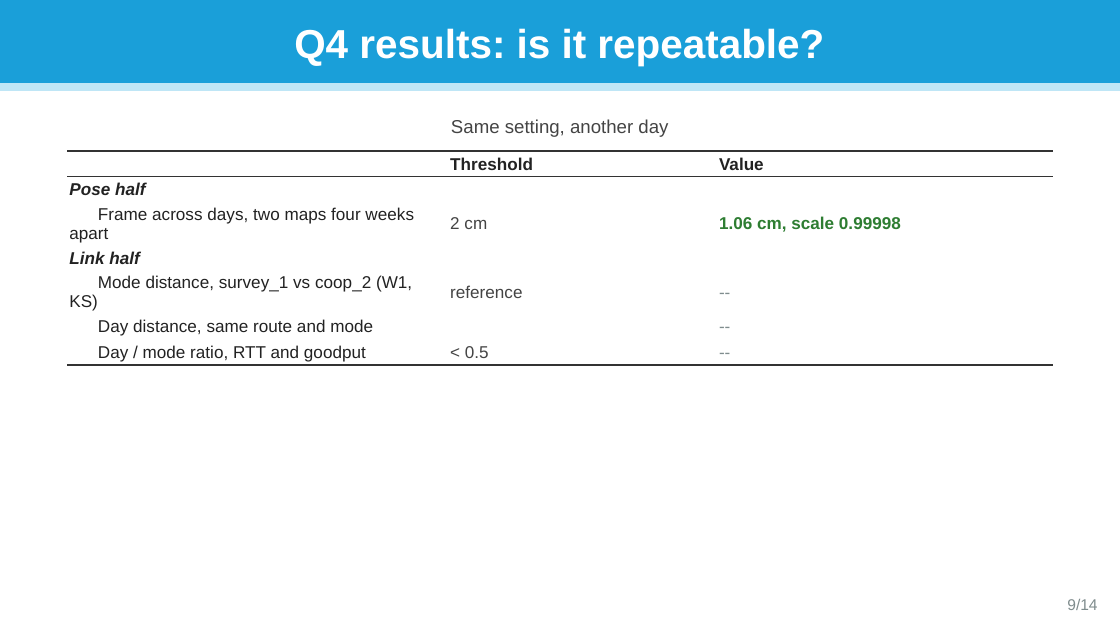
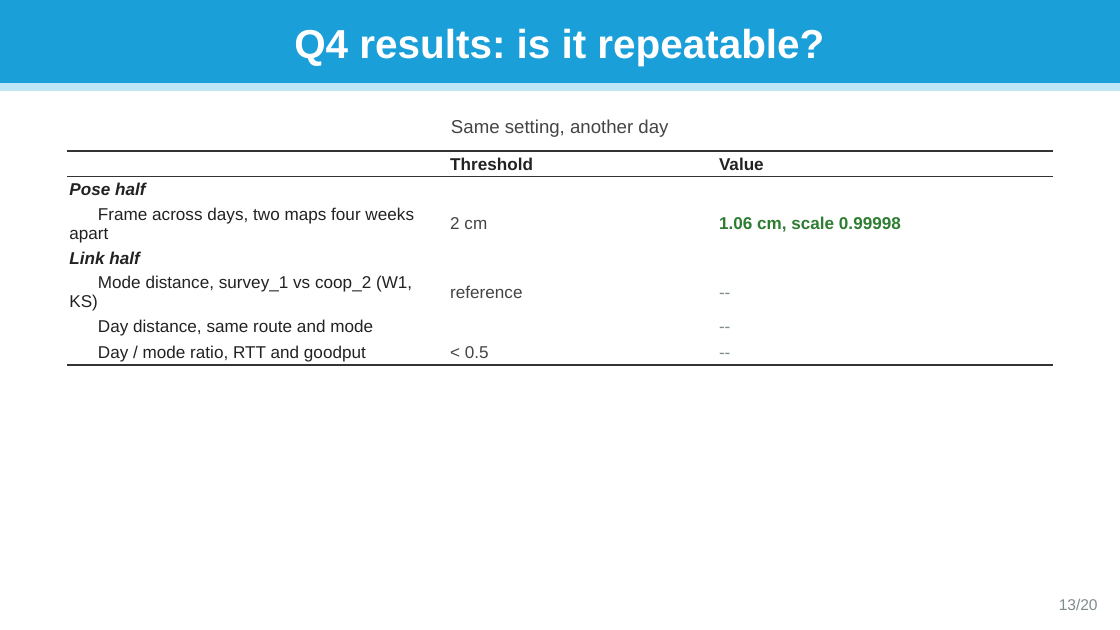
Before and after one commit to jorichee14/Others, a slide deck: slide 13 of scoop_testbed_paper/SCooP-iT_testbed_questions.pptx (slide 9 before the commit). Drawn at 1120x630 pixels with LibreOffice and Linux fonts; fonts in the diff are those of the drawing. Boxes give left, top, right and bottom in pixels: in the first picture for what was removed or moved away, otherwise in the second. Text is boxed around its words. In the diff, an @@ line names an element or a change of style, - is before the commit and + after.

```diff
--- a/scoop_testbed_paper/SCooP-iT_testbed_questions.pptx
+++ b/scoop_testbed_paper/SCooP-iT_testbed_questions.pptx
@@ text at [1059, 599, 1098, 610]: text changed @@
-9/14
+13/20
```
Also in this commit, not shown: 13 other slides changed, 6 slides added, 1 other file.
